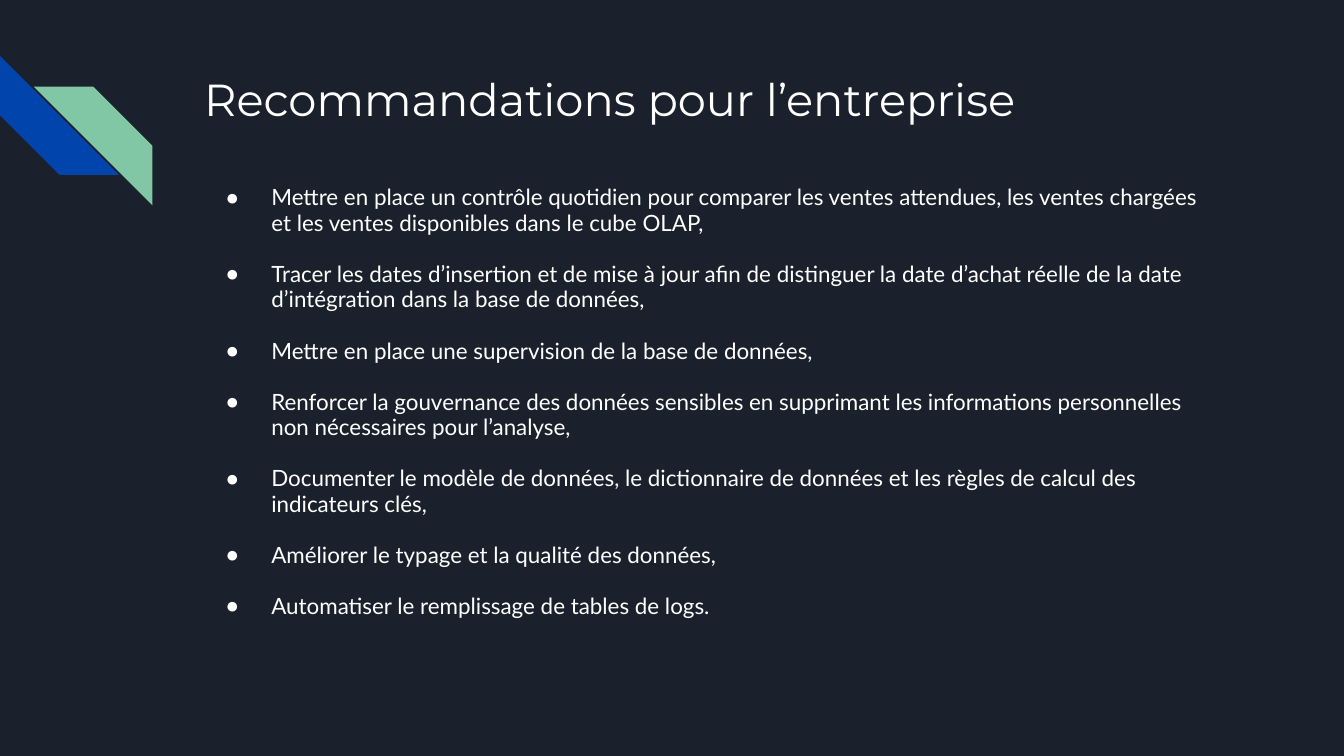
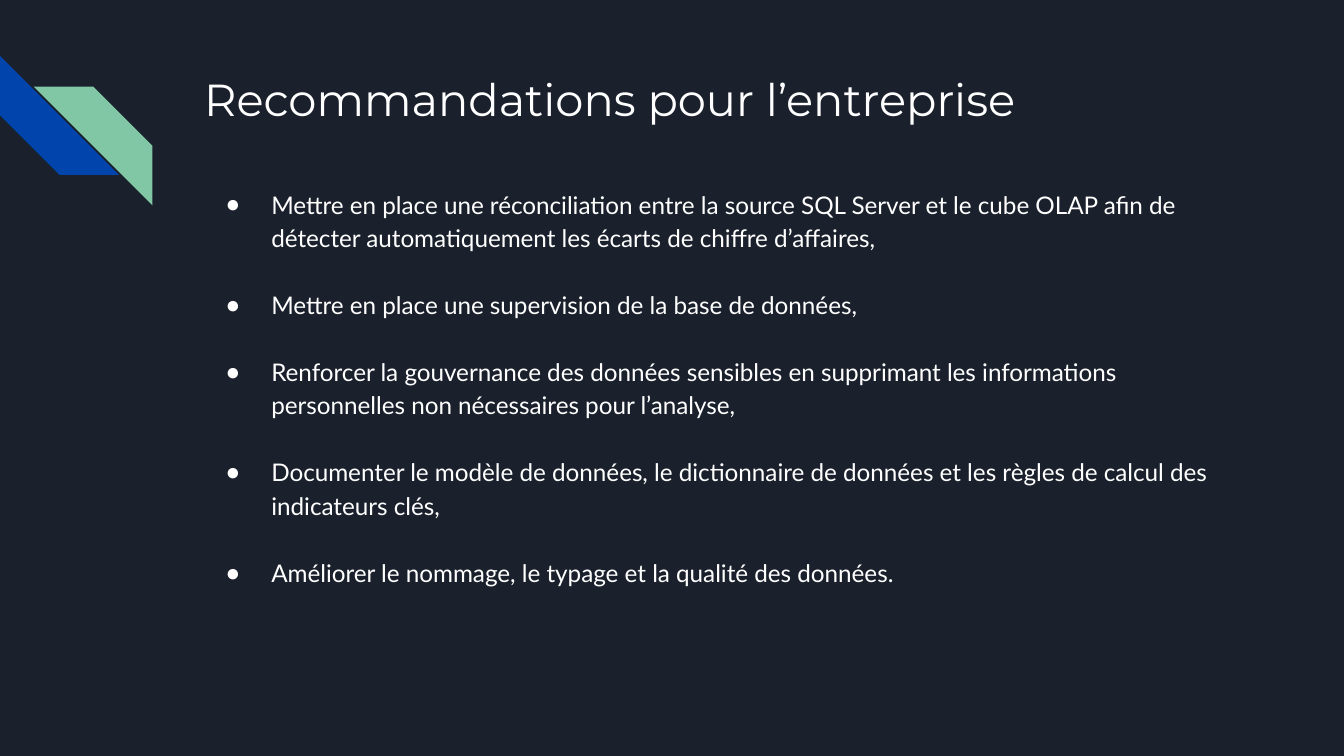
Before and after one commit to Sebules/Project_4_OpenClassrooms_Data_Engineer, a slide deck: slide 13 of presentation_sebastien_ulesie.pptx. Drawn at 1344x756 pixels with LibreOffice and Linux fonts; fonts in the diff are those of the drawing. Boxes give left, top, right and bottom in pixels: in the first picture for what was removed or moved away, otherwise in the second. Text is boxed around its words. In the diff, an @@ line names an element or a change of style, - is before the commit and + after.

```diff
--- a/presentation_sebastien_ulesie.pptx
+++ b/presentation_sebastien_ulesie.pptx
@@ text at (271,196,1175,251): text changed; size 12 to 13 pt @@
-● Mettre en place un contrôle quotidien pour comparer les ventes attendues, les ventes chargées et les ventes disponibles dans le cube OLAP,
-● Tracer les dates d’insertion et de mise à jour afin de distinguer la date d’achat réelle de la date d’intégration dans la base de données,
+● Mettre en place une réconciliation entre la source SQL Server et le cube OLAP afin de détecter automatiquement les écarts de chiffre d’affaires,
@@ text at (271,296,1207,518): size 12 to 13 pt in "Mettre en place une supervision de la ...", "Renforcer la gouvernance des données sensibles en ...", "Documenter le modèle de données, le dictionnaire ..."; line spacing 0.95 to 1.15 @@
@@ text at (271,564,893,587): text changed; size 12 to 13 pt @@
-● Améliorer le typage et la qualité des données,
-● Automatiser le remplissage de tables de logs.
+● Améliorer le nommage, le typage et la qualité des données.
```
Also in this commit, not shown: 6 other slides changed, 4 slides removed.
